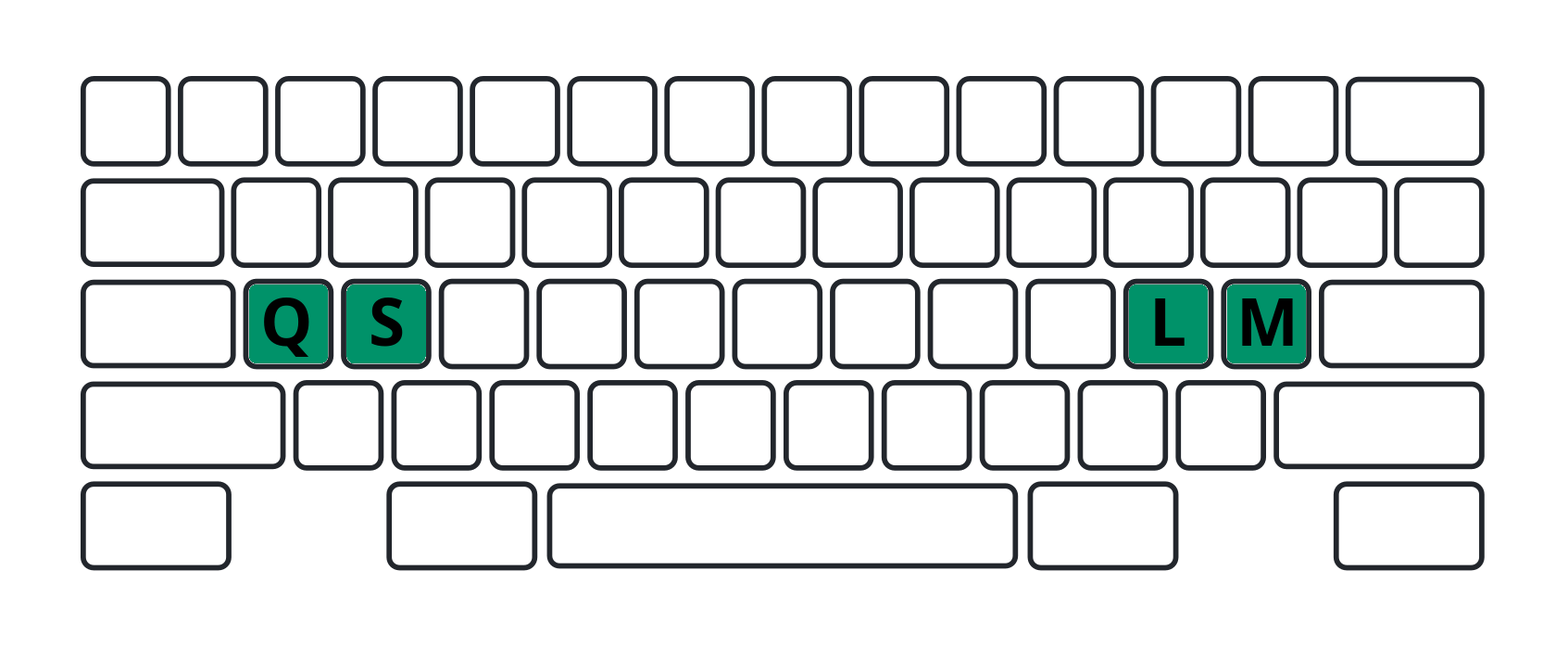
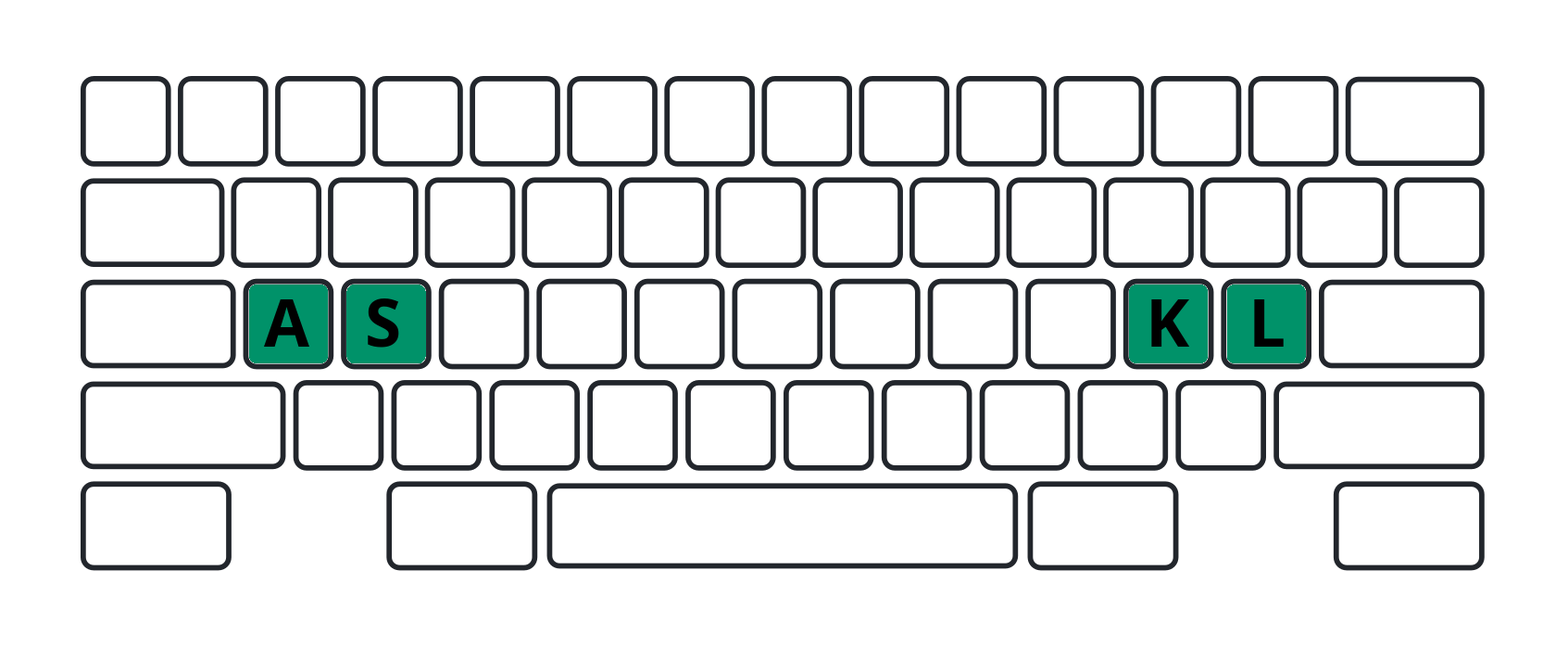
Two versions of the same layered image (1568px x 659px). Layer-by-layer changes:
renamed "Q S ..." to "A S ...", painted on it over 263, 297, 1293, 357
